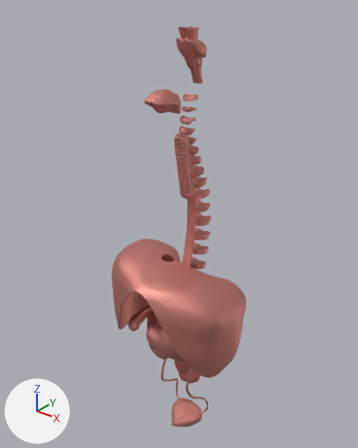
Before and after pictures for a commit that changed the glTF model assets/models/organs.glb.
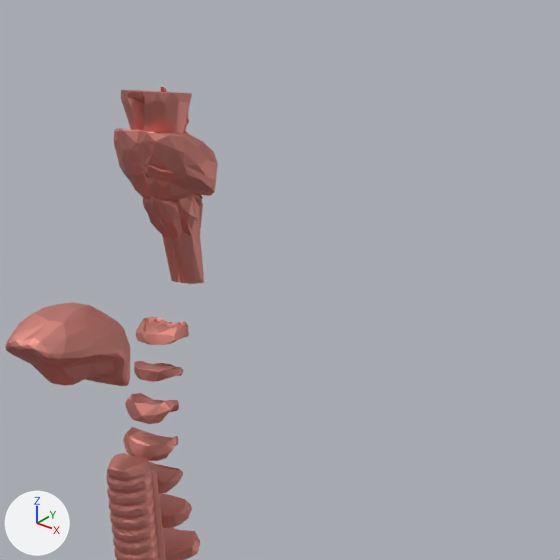
Each version appears first whole from a 50 mm camera at (0.453, -0.671, 1.67) aimed at (-0.018, -0.083, 1.305), and next in a close-up on the part from 40% to 86% of the width and 0% to 37% of the height. Arrows for +X, +Y and +Z are at lower left; the lights stay in place. The older version's two pictures come first. Where no turn or scale is listed for an object, it has been applied to the vertices.

Script lines for the objects in view, before the commit:
```python
me_disc_04 = bpy.data.meshes.new('disc-04')
me_disc_04.from_pydata(...)  # 72 vertices, 140 faces; spans x -0.0141..0.0141, y -0.0081..0.0081, z -0.0054..0.0054
me_disc_04.materials.append(mat_organ)  # pink #dd958b
me_disc_07 = bpy.data.meshes.new('disc-07')
me_disc_07.from_pydata(...)  # 151 vertices, 299 faces; spans x -0.0162..0.0162, y -0.0095..0.0095, z -0.0064..0.0064
me_disc_07.materials.append(mat_organ)  # pink #dd958b
me_trachea = bpy.data.meshes.new('trachea')
me_trachea.from_pydata(...)  # 1251 vertices, 2498 faces; spans x -0.013..0.013, y -0.0163..0.0163, z -0.0551..0.0551
me_trachea.materials.append(mat_organ)  # pink #dd958b
ob_disc_04 = bpy.data.objects.new('disc-04', me_disc_04)
ob_disc_04.location = (-0.0007, -0.0836, 1.4683)
ob_disc_07 = bpy.data.objects.new('disc-07', me_disc_07)
ob_disc_07.location = (-0.0007, -0.0734, 1.4187)
ob_trachea = bpy.data.objects.new('trachea', me_trachea)
ob_trachea.location = (-0.0002, -0.0937, 1.4106)
# also in view: 'disc-02' at (-0.001, -0.081, 1.5); 'disc-01' at (-0.001, -0.078, 1.517); 'brainstem' at (-0.001, -0.074, 1.576); 'disc-03' at (-0.001, -0.083, 1.484); 'tongue' at (-0.001, -0.14, 1.52)
```
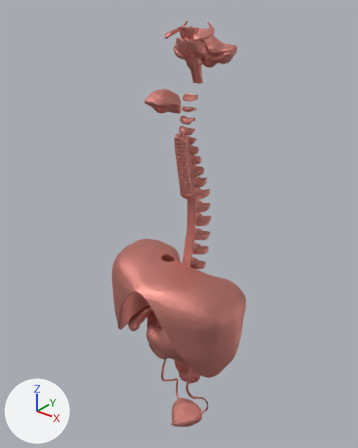
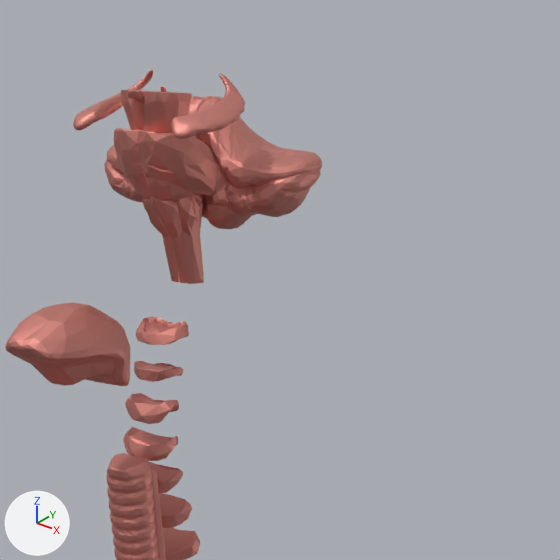
Pixel boxes [x1, y1, x2, y2] of what changed, in the close-ups (560 x 560 px):
'cerebellum', added: after [104, 96, 322, 229]
'l-hippocampus', added (pink): after [171, 73, 245, 139]
'r-hippocampus', added (pink): after [73, 70, 153, 130]

What changed in the scene script:
```text
Add me_cerebellum:
    me_cerebellum.from_pydata(...)  # 2254 vertices, 4500 faces; spans x -0.0532..0.0532, y -0.0281..0.0281, z -0.0266..0.0266
    me_cerebellum.materials.append(mat_organ)  # pink #dd958b
Add me_r_hippocampus:
    me_r_hippocampus.from_pydata(...)  # 512 vertices, 1020 faces; spans x -0.01..0.01, y -0.0214..0.0214, z -0.011..0.011
    me_r_hippocampus.materials.append(mat_organ)  # pink #dd958b
Add me_l_hippocampus:
    me_l_hippocampus.from_pydata(...)  # 492 vertices, 980 faces; spans x -0.01..0.01, y -0.0214..0.0214, z -0.011..0.011
    me_l_hippocampus.materials.append(mat_organ)  # pink #dd958b
Add ob_cerebellum:
    ob_cerebellum = bpy.data.objects.new('cerebellum', me_cerebellum)
    ob_cerebellum.location = (-0.0007, -0.0403, 1.5843)
Add ob_r_hippocampus:
    ob_r_hippocampus = bpy.data.objects.new('r-hippocampus', me_r_hippocampus)
    ob_r_hippocampus.location = (-0.0279, -0.0809, 1.6106)
Add ob_l_hippocampus:
    ob_l_hippocampus = bpy.data.objects.new('l-hippocampus', me_l_hippocampus)
    ob_l_hippocampus.location = (0.0266, -0.0809, 1.6106)
```
